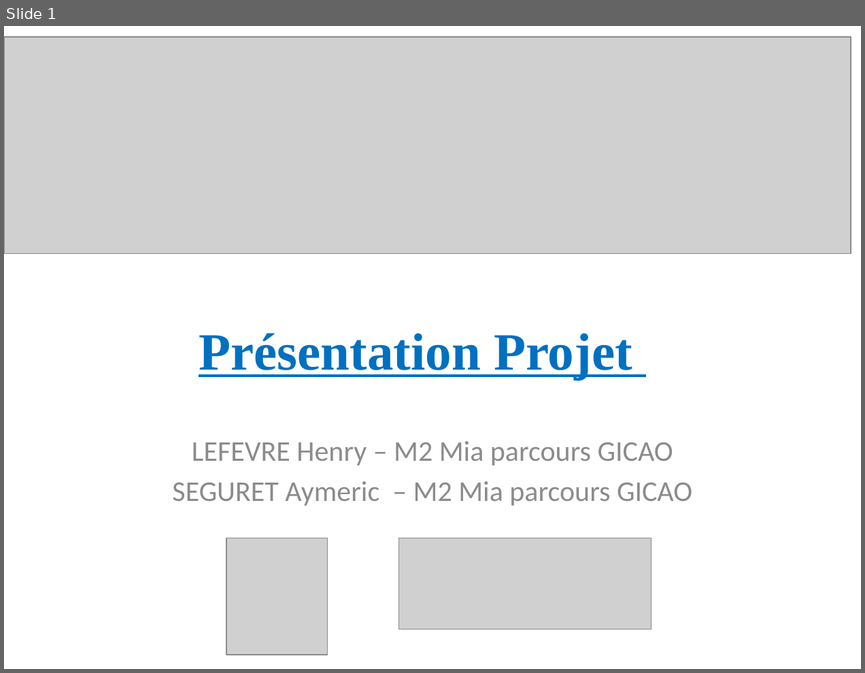
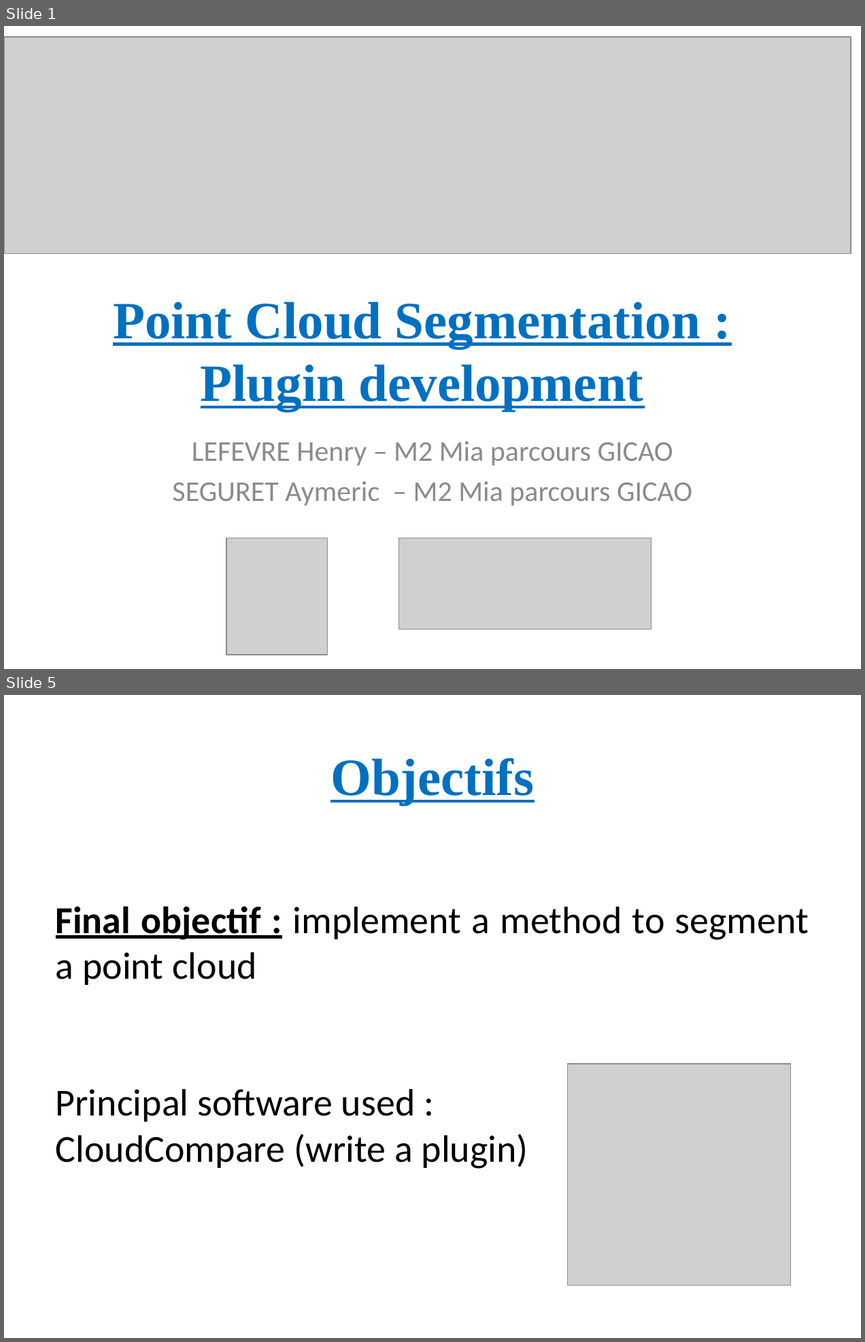
Before and after one commit to Mric26/M2-S1, a slide deck: Projet/Presentation.pptx. Shown one above the other, each under a label of ours: slide 1 before the commit, slides 1 and 5 after it; the slides between them are not shown. The pictures are 865x673 and 865x1342 pixels, drawn with LibreOffice and Linux fonts; fonts in the diff are those of the drawing; grey boxes stand for pictures. Boxes give left, top, right and bottom in pixels: in the first picture for what was removed or moved away, otherwise in the second. Text is boxed around its words. In the diff, an @@ line names an element or a change of style, - is before the commit and + after.

Commit message:
projet

```diff
--- a/Projet/Presentation.pptx
+++ b/Projet/Presentation.pptx
@@ slide 5 added at [4,695,861,1338], background #FFFFFF @@
@@ title added at [330,758,534,805], 44 pt, text #0070C0, bold, underline @@
+Objectifs
@@ text added at [56,906,808,1168], 32 pt, text #000000 @@
+Final objectif : implement a method to segment a point cloud
+Principal software used :
+CloudCompare (write a plugin)
@@ picture added at [567,1064,789,1285] @@
@@ slide 1 changed as well @@
@@ title at [113,301,700,411]: text changed @@
-Présentation Projet
+Point Cloud Segmentation :
+Plugin development
```
Also in this commit, not shown: 11 other slides added, 4 slides removed, 1 other file.
